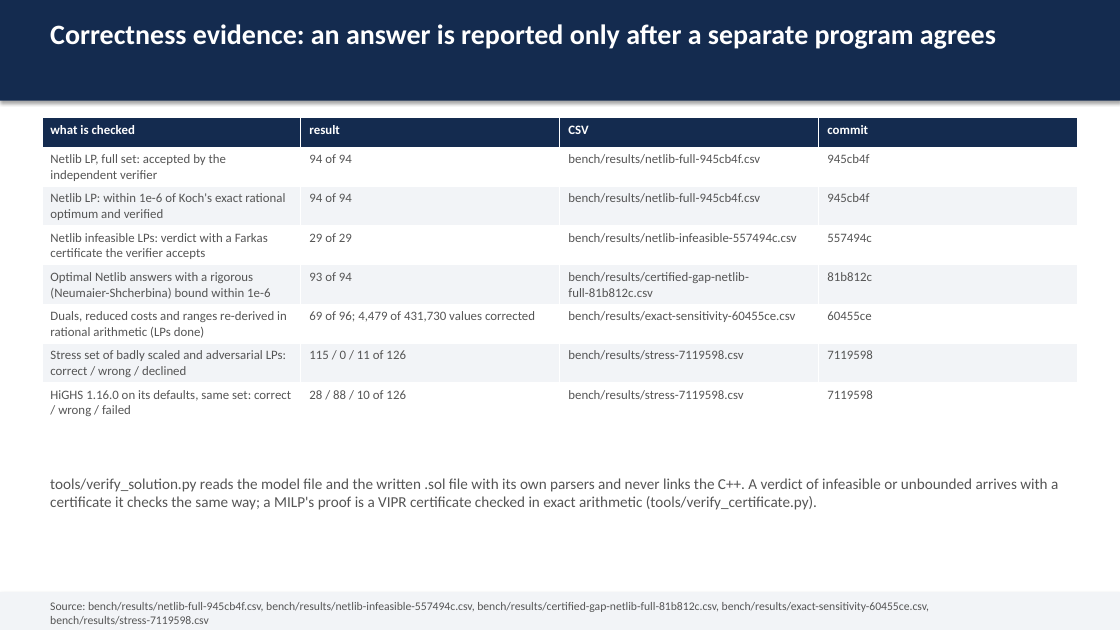
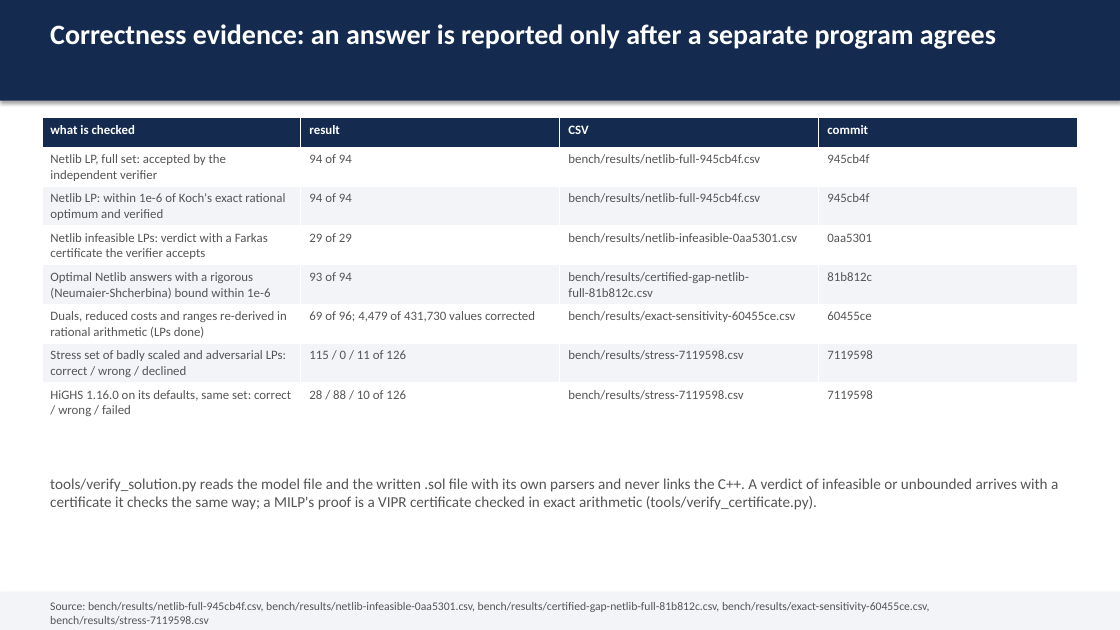
Before and after one commit to thegoodengineers/SANKHYA, a slide deck: slide 4 of docs/SANKHYA-deck.pptx. Drawn at 1120x630 pixels with LibreOffice and Linux fonts; fonts in the diff are those of the drawing. Boxes give left, top, right and bottom in pixels: in the first picture for what was removed or moved away, otherwise in the second. Text is boxed around its words. In the diff, an @@ line names an element or a change of style, - is before the commit and + after.

Commit message:
bench(netlib): the infeasible set on main at 0aa5301, 29 of 29 certified and 26 of 29 with a verified IIS (#1270)
CI ubuntu-24.04, the netlib-infeasible suite, run 43720246904. After #1270 gran's IIS
is verified in 37.5 s and refinery's is verified too; the scoreboard, the benchmarks doc
and the report are regenerated from the CSV.

```diff
--- a/docs/SANKHYA-deck.pptx
+++ b/docs/SANKHYA-deck.pptx
@@ table at (42, 118, 1077, 420) @@
-row 4, column 3: bench/results/netlib-infeasible-557494c.csv
+row 4, column 3: bench/results/netlib-infeasible-0aa5301.csv
-row 4, column 4: 557494c
+row 4, column 4: 0aa5301
@@ text at (50, 602, 929, 625): text changed @@
-Source: bench/results/netlib-full-945cb4f.csv, bench/results/netlib-infeasible-557494c.csv, bench/results/certified-gap-netlib-full-81b812c.csv, bench/results/exact-sensitivity-60455ce.csv, bench/results/stress-7119598.csv
+Source: bench/results/netlib-full-945cb4f.csv, bench/results/netlib-infeasible-0aa5301.csv, bench/results/certified-gap-netlib-full-81b812c.csv, bench/results/exact-sensitivity-60455ce.csv, bench/results/stress-7119598.csv
```
Also in this commit, not shown: 5 other files.
